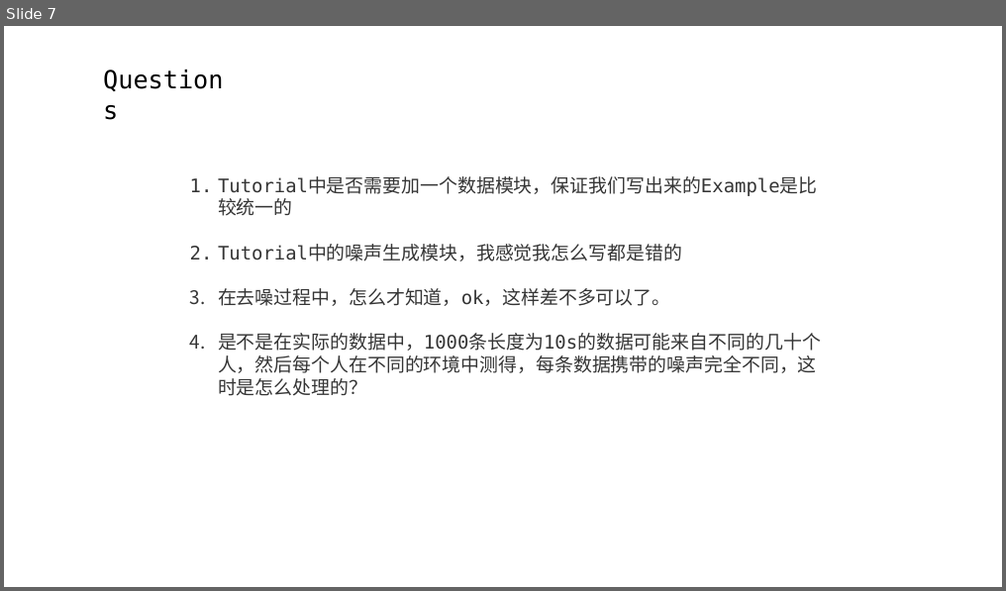
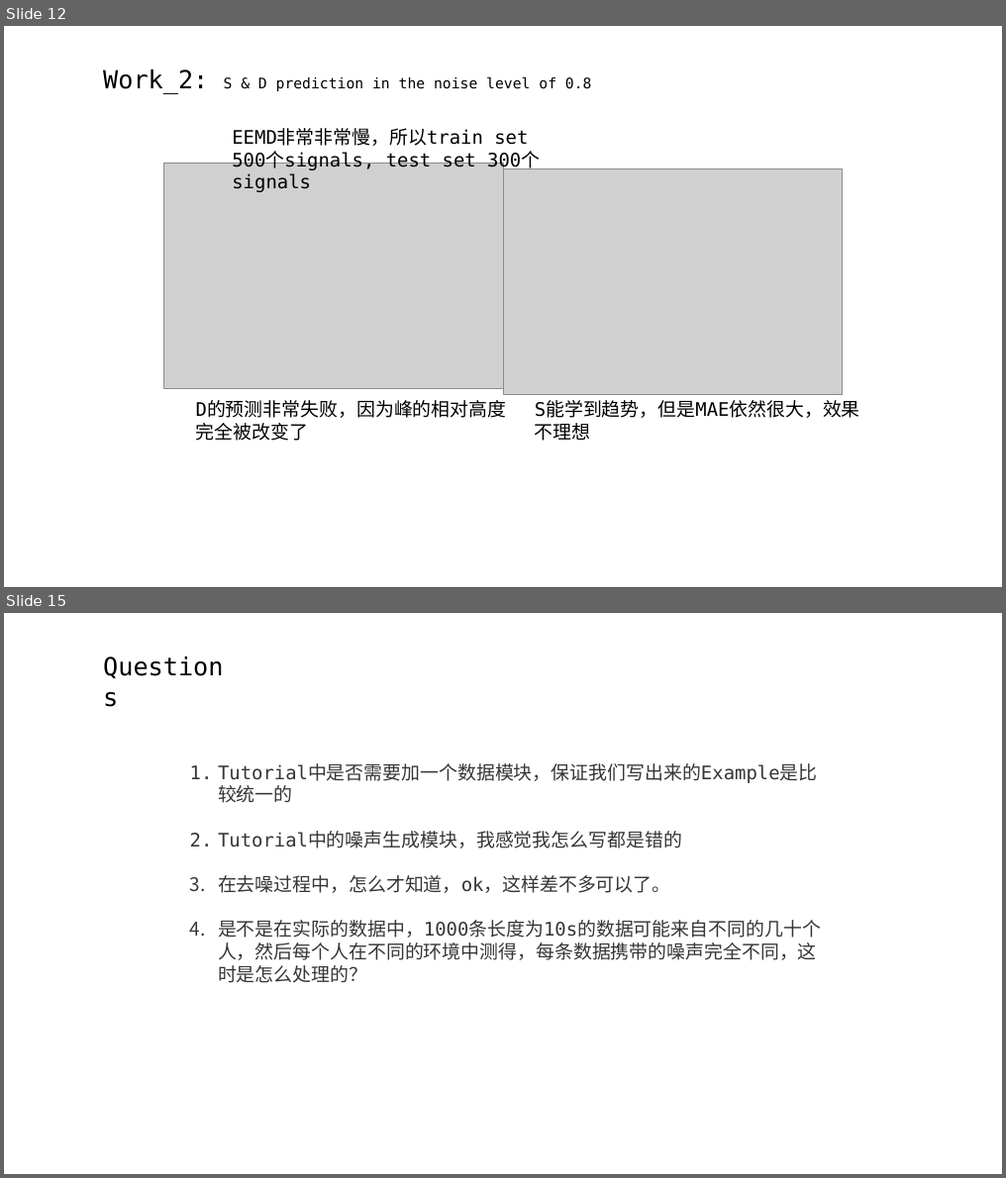
Before and after one commit to A-Big-Tortoise/Presentation, a slide deck: Presentation_821_JiayuChen.pptx. Shown one above the other, each under a label of ours: slide 7 before the commit, slides 12 and 15 after it; the slides between them are not shown. The pictures are 1006x591 and 1006x1178 pixels, drawn with LibreOffice and Linux fonts; fonts in the diff are those of the drawing; grey boxes stand for pictures. Boxes give left, top, right and bottom in pixels: in the first picture for what was removed or moved away, otherwise in the second. Text is boxed around its words. In the diff, an @@ line names an element or a change of style, - is before the commit and + after.

```diff
--- a/Presentation_821_JiayuChen.pptx
+++ b/Presentation_821_JiayuChen.pptx
@@ slide 12 added at (4, 26, 1002, 587), background #FFFFFF @@
@@ text added at (103, 70, 592, 94), 14 pt, text #000000 @@
+Work_2: S & D prediction in the noise level of 0.8
@@ text added at (232, 129, 528, 171), 18 pt, text #000000 @@
+EEMD非常非常慢，所以train set 500个signals, test set 300个signals
@@ picture added at (164, 163, 503, 388) @@
@@ picture added at (503, 169, 843, 395) @@
@@ text added at (196, 401, 507, 441), 18 pt, text #000000 @@
+D的预测非常失败，因为峰的相对高度完全被改变了
@@ text added at (535, 401, 860, 441), 18 pt, text #000000 @@
+S能学到趋势，但是MAE依然很大，效果不理想
@@ what was slide 7 is now slide 15 @@
```
Also in this commit, not shown: 5 slides changed, 7 other slides added, 1 slide removed.
